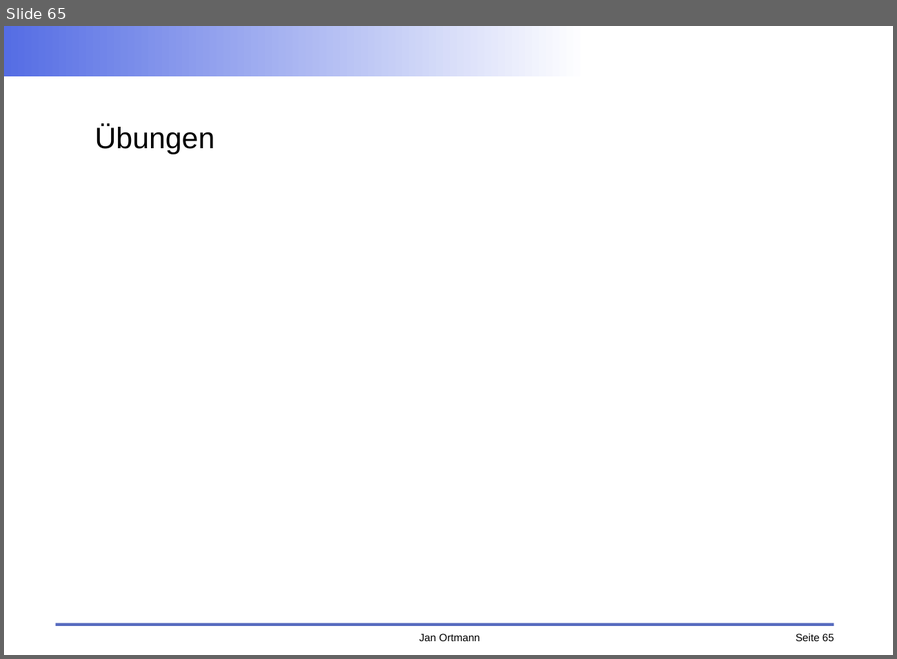
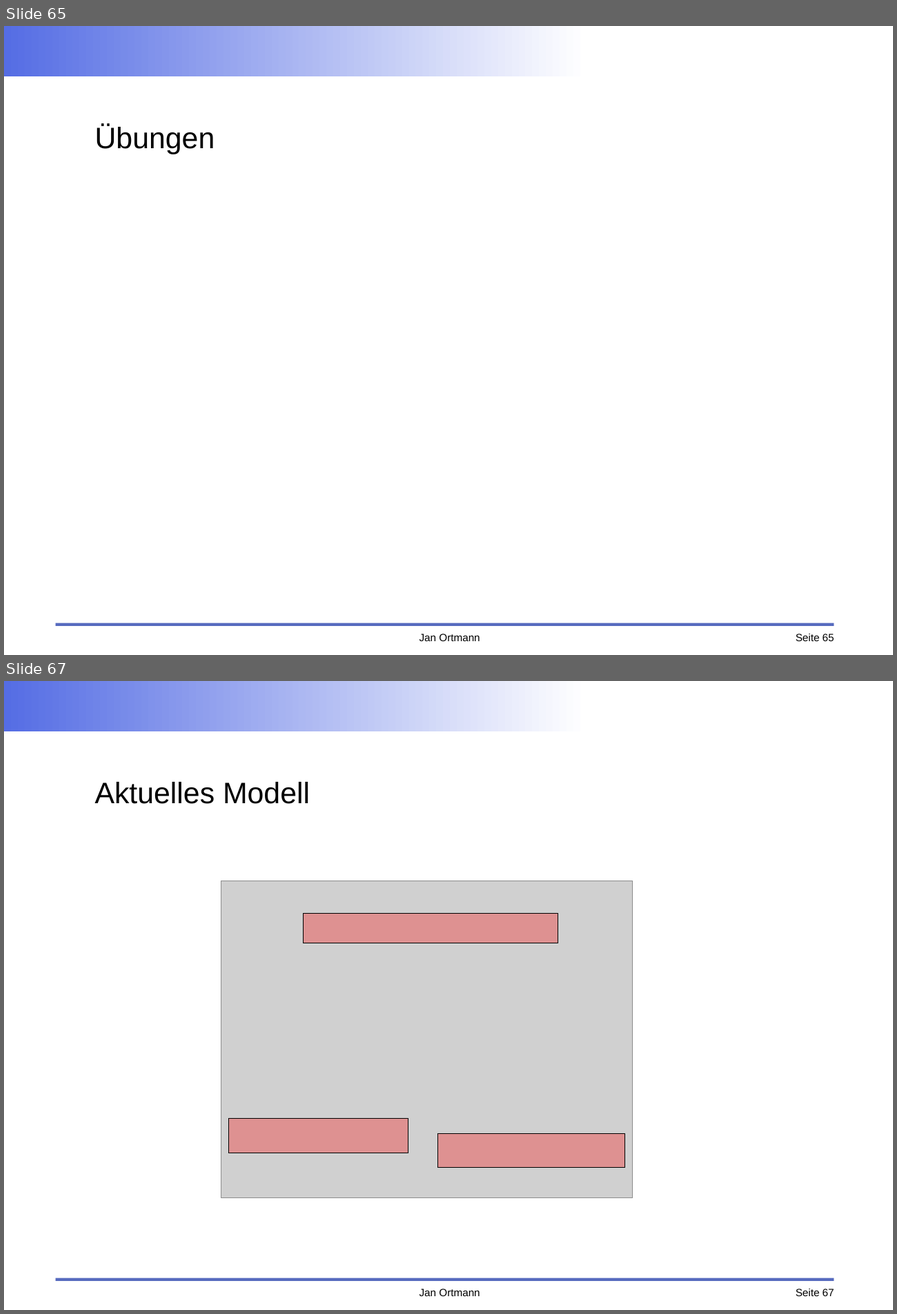
Before and after one commit to faktorips/faktorips.base, a slide deck: org.faktorips.doc/schulung/anwendungsentwicklung/FaktorIPS-Schulung.odp. Shown one above the other, each under a label of ours: slide 65 before the commit, slides 65 and 67 after it; the slides between them are not shown. The pictures are 897x659 and 897x1314 pixels, drawn with LibreOffice and Linux fonts; fonts in the diff are those of the drawing; grey boxes stand for pictures; background and template pictures are left out. Boxes give left, top, right and bottom in pixels: in the first picture for what was removed or moved away, otherwise in the second. Text is boxed around its words. In the diff, an @@ line names an element or a change of style, - is before the commit and + after.

```diff
--- a/org.faktorips.doc/schulung/anwendungsentwicklung/FaktorIPS-Schulung.odp
+++ b/org.faktorips.doc/schulung/anwendungsentwicklung/FaktorIPS-Schulung.odp
@@ slide 67 added at box(4, 681, 893, 1310), background #FFFFFF; not listed: 4 template elements that a slide beside it also shows @@
@@ title added at box(95, 782, 310, 804), 28 pt, text #000000 @@
+Aktuelles Modell
@@ picture added at box(221, 881, 633, 1198) @@
@@ rectangle added at box(303, 913, 558, 943), fill #FF0000 at 30% opacity, outline #000000 0 pt @@
@@ rectangle added at box(228, 1118, 408, 1152), fill #FF0000 at 30% opacity, outline #000000 0 pt @@
@@ rectangle added at box(438, 1132, 625, 1167), fill #FF0000 at 30% opacity, outline #000000 0 pt @@
```
Also in this commit, not shown: 8 slides changed, 5 other slides added, 1 slide removed, 17 other files.
